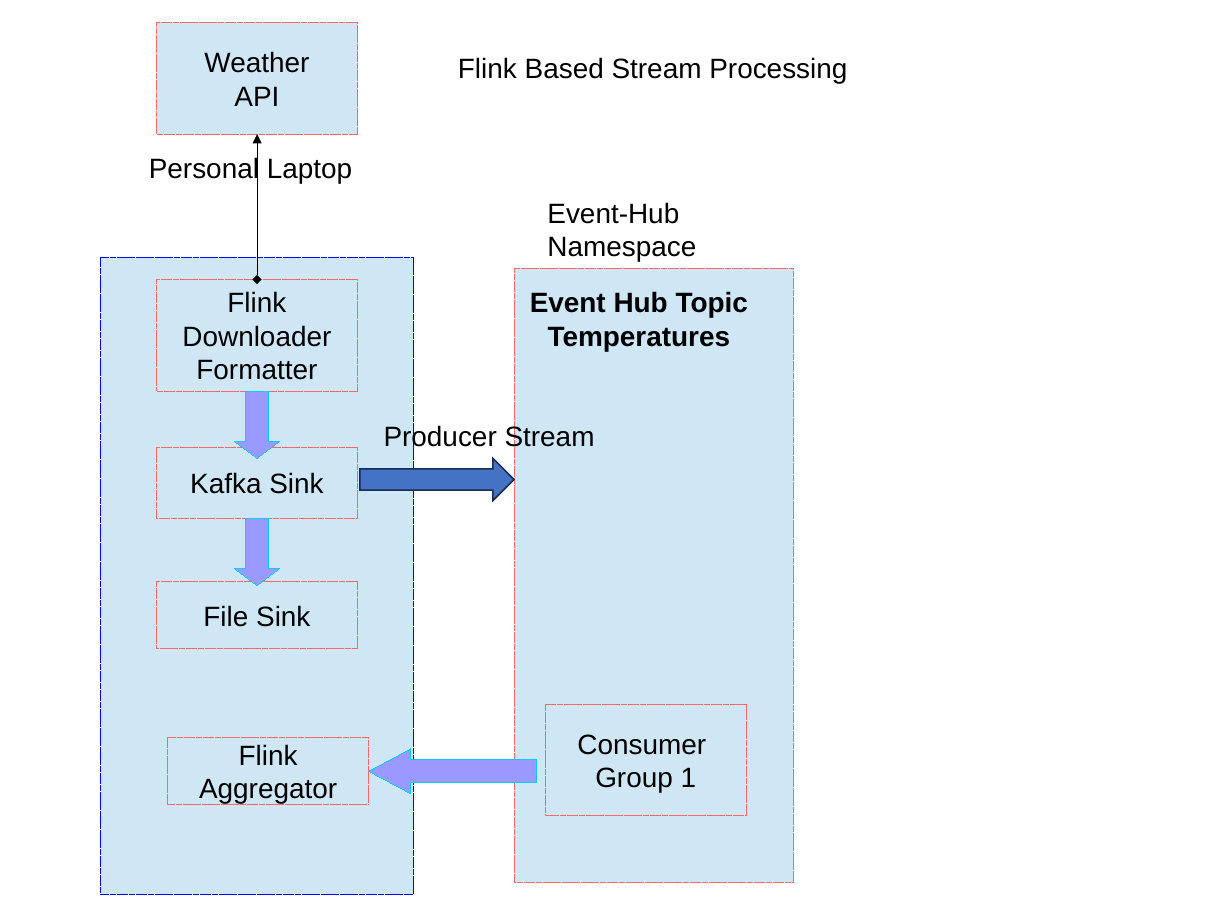
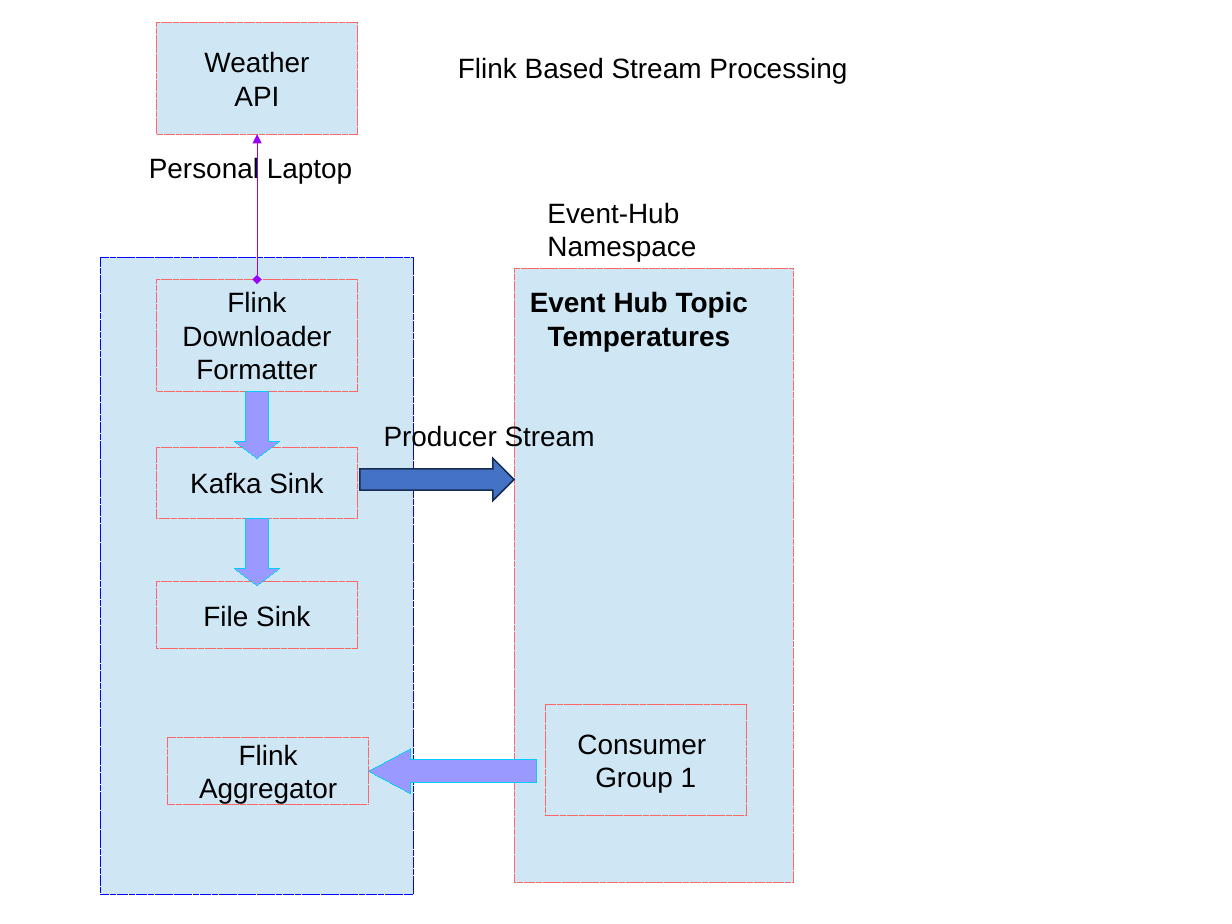
Before and after one commit to SowmyaVenky/AzureSynapseExperiments, a slide deck: slide 8 of Synapse_Setup.odp. Drawn at 1232x924 pixels with LibreOffice and Linux fonts; fonts in the diff are those of the drawing. Boxes give left, top, right and bottom in pixels: in the first picture for what was removed or moved away, otherwise in the second. Text is boxed around its words. In the diff, an @@ line names an element or a change of style, - is before the commit and + after.

```diff
--- a/Synapse_Setup.odp
+++ b/Synapse_Setup.odp
@@ elbow double arrow (257, 279) - (257, 134): stroke #000000 0 pt to #9900FF 0 pt @@
```
Also in this commit, not shown: 1 other slide changed, 1 slide added, 4 other files.
